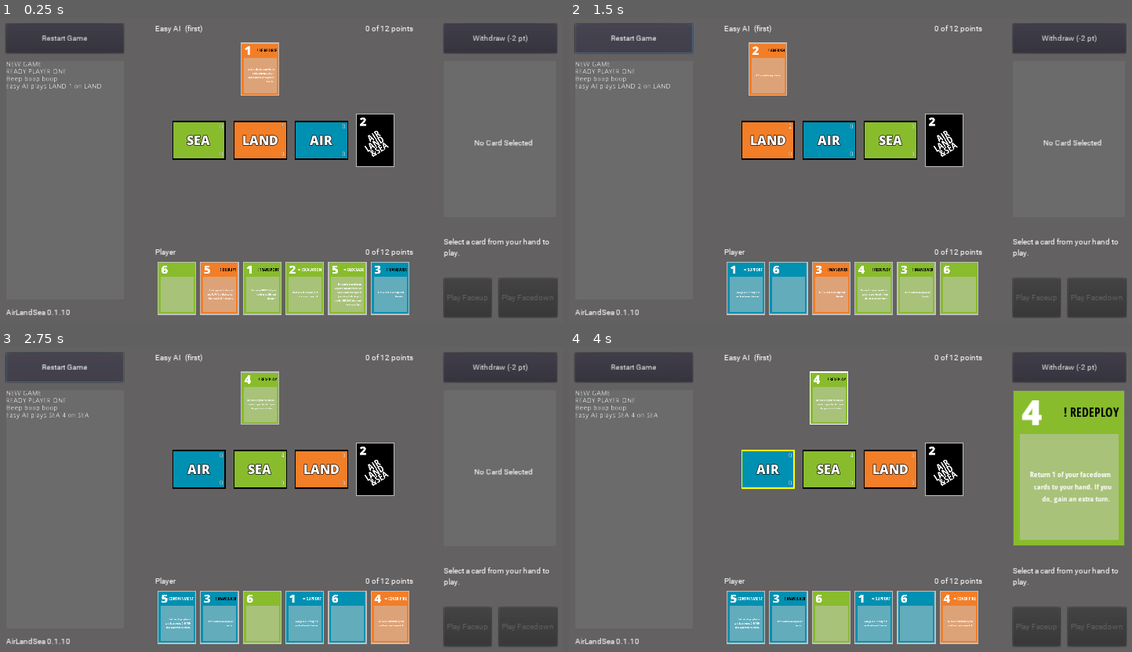
Above: before the commit, frames 1-4 (two rows, left to right).
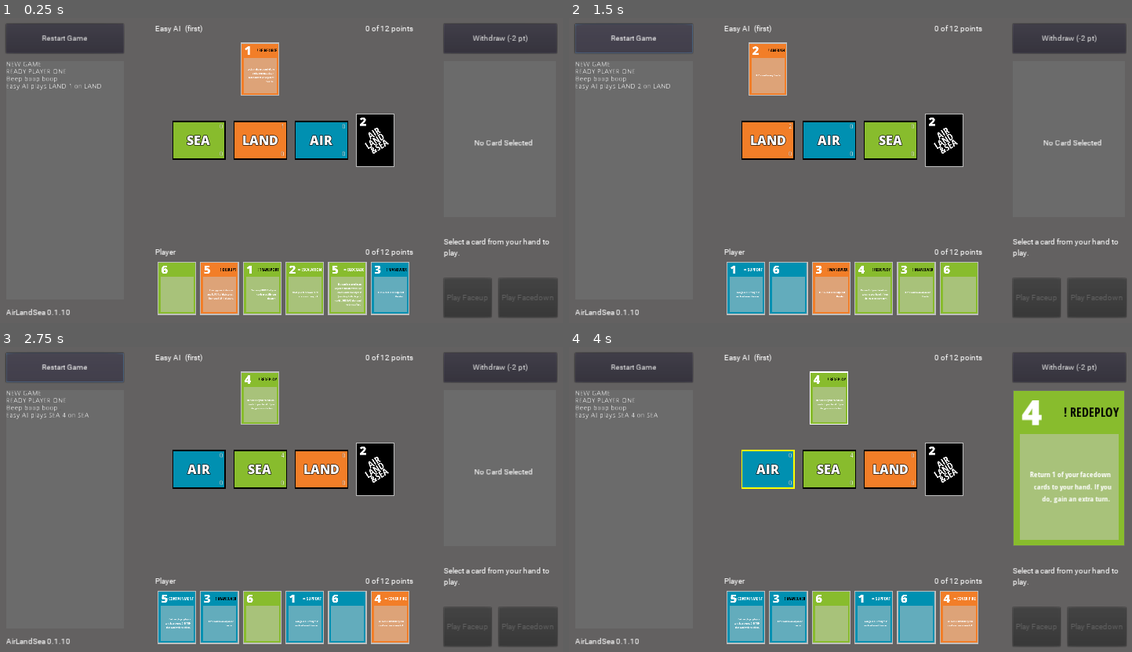
Above: after the commit, the same moments.

Repository: jorisbontje/AirLandSea
Game: Godot game, scene res://Scenes/Game.tscn
Two runs of this game, one before a commit and one after it. Both use one fixed random seed, a clock stepped at 60 frames per second and the inputs below.
Inputs (mouse positions are in pixels of both pictures, inside the frame that each line leads up to):
- Up to frame 1 (0.25 s): no input
- Up to frame 2 (1.5 s): click "Restart Game" at 0.5 s; click "Restart Game" at 1.25 s
- Up to frame 3 (2.75 s): click "Restart Game" at 2 s
- Up to frame 4 (4 s): click "AIR" at 2.75 s; click (827, 398) at 3.52 s

The runs differ from the first frame. In frame 1, 0.2% of the frame differs, in the area x 64-70%, y 35-46%; in frame 2, 0.2%; in frame 3, 0.2%; in frame 4, 0.2%.

Commit message:
change offset

Diff:
--- a/Scenes/UnitCardView.tscn
+++ b/Scenes/UnitCardView.tscn
@@ -28,11 +28,12 @@
 }
 
 [node name="BackLabel" type="Label" parent="."]
-margin_left = -7.93161
-margin_top = 152.129
-margin_right = 137.068
-margin_bottom = 335.129
+margin_left = 31.0
+margin_top = 81.0
+margin_right = 176.0
+margin_bottom = 264.0
 rect_rotation = -33.0
+rect_pivot_offset = Vector2( 72, 91 )
 custom_fonts/font = ExtResource( 2 )
 text = "AIR
 LAND
